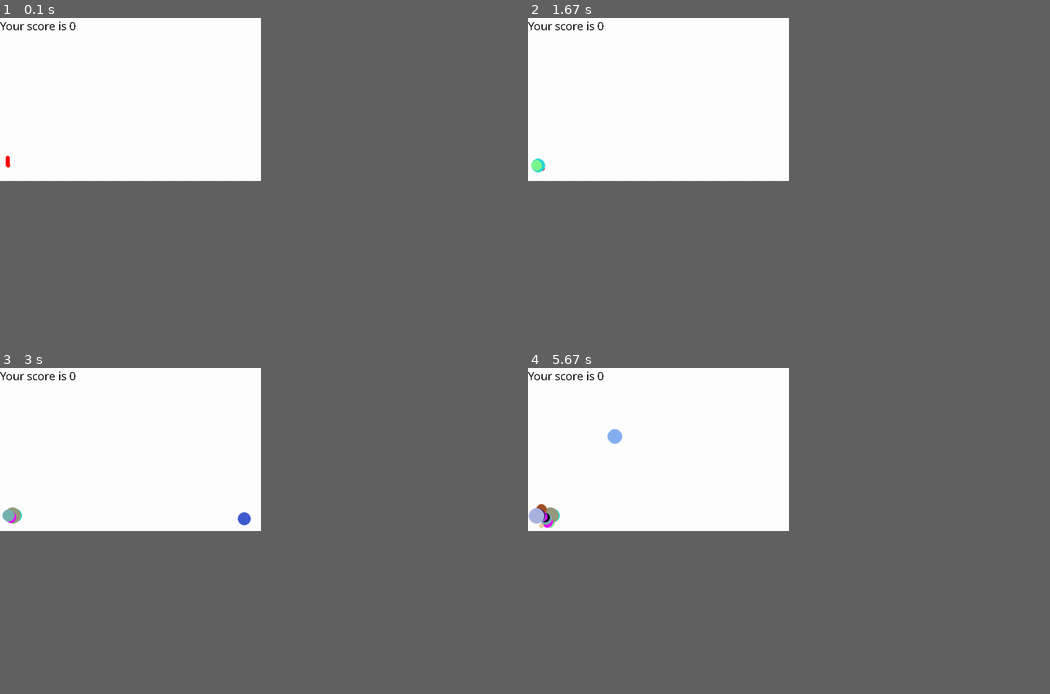
Above: before the commit, frames 1-4 (two rows, left to right).
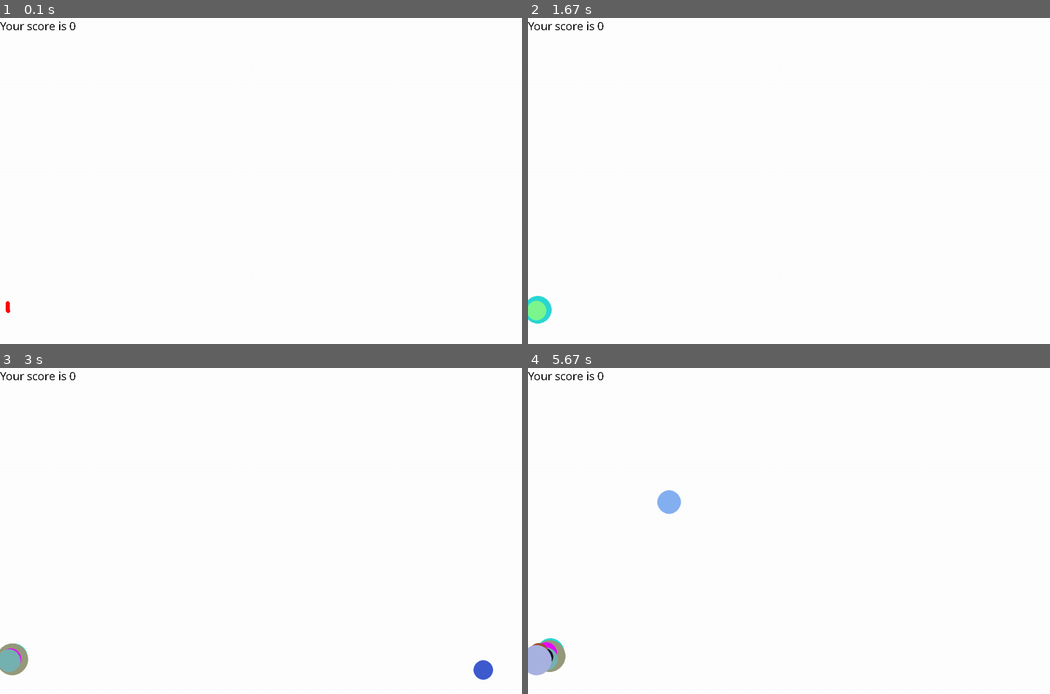
Above: after the commit, the same moments.

Repository: RShveda/pygame-practice
Game: pygame game, started from cannon/cannon.py
The game is run twice, just before and just after one commit, with the same random seed, the same clock (stepped at 60 frames per second) and the same inputs.
Inputs (mouse positions are in pixels of both pictures, inside the frame that each line leads up to):
- Up to frame 1 (0.1 s): no input
- Up to frame 2 (1.67 s): click (789, 181) at 0.38 s; click (841, 203) at 0.72 s; click (773, 164) at 1.05 s; click (689, 242) at 1.38 s
- Up to frame 3 (3 s): click (422, 524) at 1.72 s; click (114, 583) at 2.05 s; click (62, 622) at 2.38 s; click (302, 612) at 2.72 s
- Up to frame 4 (5.67 s): click (742, 563) at 3.05 s; click (606, 433) at 3.38 s; click (679, 544) at 3.72 s; click (799, 648) at 4.05 s; click (715, 413) at 4.38 s; click (867, 602) at 4.72 s; click (820, 557) at 5.05 s; click (601, 557) at 5.38 s
In our replay, the window is 450x281 before the commit and 900x562 after it. These sizes can differ from the game's own. Grey fills any space a smaller window leaves; there, only what the larger window draws over its background counts as a difference.

The runs differ from the first frame. In frame 1, less than 0.1% of the frame differs, in the area x 1-2%, y 42-91%; in frame 2, 0.4%; in frame 3, 0.9%; in frame 4, 1.3%, in the area x 0-30%, y 18-95%.

Commit message:
testing on new pc

Diff:
--- a/cannon/cannon.py
+++ b/cannon/cannon.py
@@ -8,7 +8,7 @@
     def __init__(self):
         self._running = True
         self._display_surf = None
-        self.size = self.width, self.height = 640, 400
+        self.size = self.width, self.height = 1280, 800
         self._mouse_button = False
         self.clock = None
         self.FPS = 30
